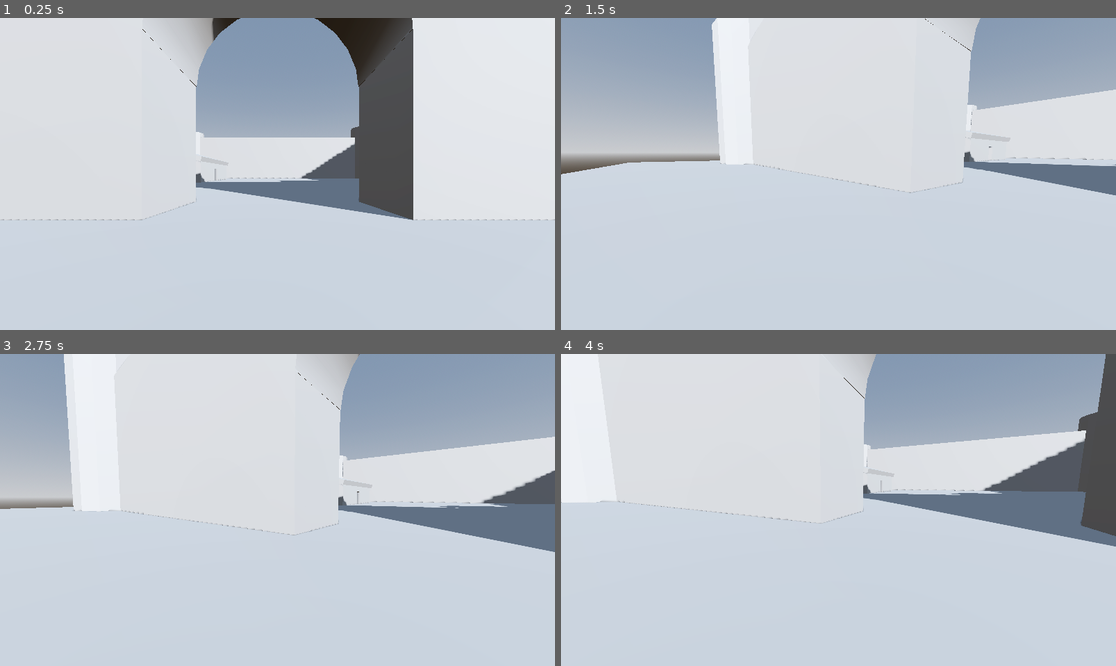
Above: before the commit, frames 1-4 (two rows, left to right).
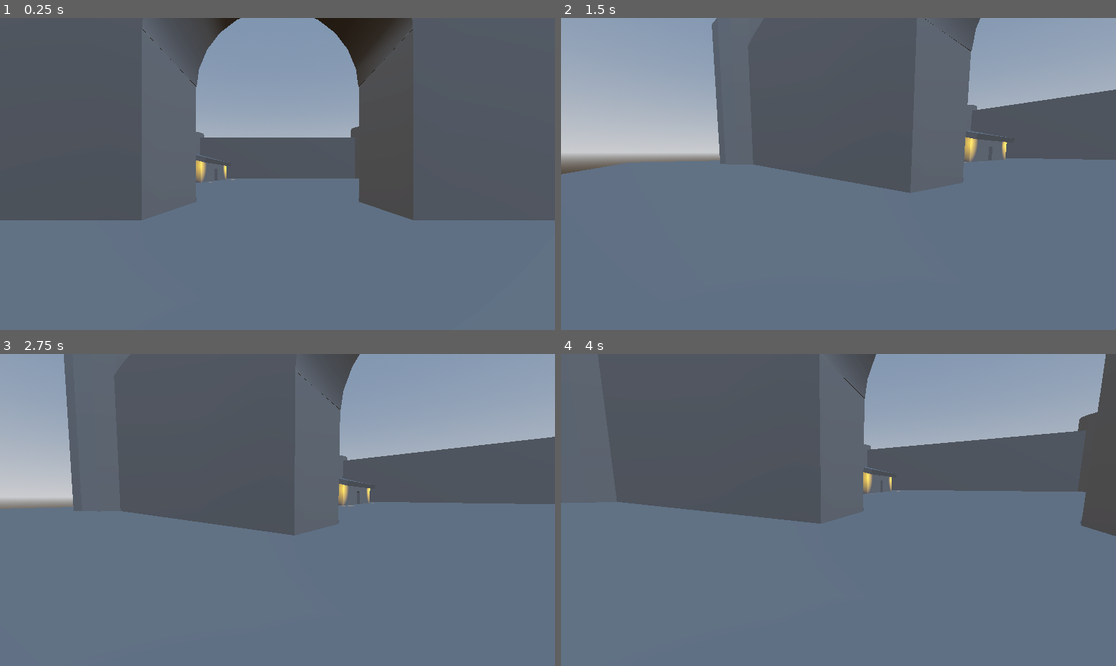
Above: after the commit, the same moments.

Repository: BreadedBread1/lc-first-3d-game
Game: Godot game, scene res://Scenes/Levels/level_01.tscn
The game is run twice, just before and just after one commit, with the same random seed, the same clock (stepped at 60 frames per second) and the same inputs.
Inputs (mouse positions are in pixels of both pictures, inside the frame that each line leads up to):
- Up to frame 1 (0.25 s): no input
- Up to frame 2 (1.5 s): tap Enter (ui_accept) at 0.5, 0.77, 1.25 s; move the mouse to (960, 158) at 0.52 s; hold Right (ui_right) 0.53-1.28 s; tap Shift (sprint) at 0.6, 1.35 s; click (960, 158) at 0.67 s; move the mouse to (810, 174) at 1.27 s; hold Up (ui_up) from 1.28 s (still down)
- Up to frame 3 (2.75 s): keep holding Up (ui_up); tap Enter (ui_accept) at 1.52, 2 s; move the mouse to (288, 503) at 2.02 s; tap Shift (sprint) at 2.1 s
- Up to frame 4 (4 s): keep holding Up (ui_up); tap Enter (ui_accept) at 2.75, 3.02, 3.5, 3.77 s; move the mouse to (832, 516) at 2.77 s; tap Shift (sprint) at 2.85, 3.6 s; click (832, 516) at 2.92 s; move the mouse to (877, 513) at 3.52 s

The runs differ from the first frame. In frame 1, 81% of the frame differs, in the area x 0-100%, y 0-100%; in frame 2, 79%; in frame 3, 79%; in frame 4, 81%.

Commit message:
Second submission, will add second floor soon

Diff:
--- a/Scenes/Levels/level_01.tscn
+++ b/Scenes/Levels/level_01.tscn
@@ -21,6 +21,7 @@
 
 [node name="DirectionalLight3D" type="DirectionalLight3D" parent="." unique_id=1152377441]
 transform = Transform3D(-0.78477633, 0.2291613, -0.575857, 0, 0.9291326, 0.36974674, 0.6197791, 0.2901685, -0.72916126, 0, 0, 0)
+visible = false
 shadow_enabled = true
 
 [node name="WorldEnvironment" type="WorldEnvironment" parent="." unique_id=236042174]
@@ -41,79 +42,9 @@
 transform = Transform3D(-4.371139e-08, 0, -1, 0, 1, 0, 1, 0, -4.371139e-08, 36, 0, 0)
 size = Vector3(60.5, 32, 5)
 
-[node name="Node" type="Node" parent="CSGCombiner3D" unique_id=676960500]
-
-[node name="BWall1" type="CSGBox3D" parent="CSGCombiner3D/Node" unique_id=817998229]
-transform = Transform3D(1, 0, 0, 0, 1, 0, 0, 0, 1, 26, 0, 15)
-size = Vector3(20, 10, 1)
-
-[node name="BWall2" type="CSGBox3D" parent="CSGCombiner3D/Node" unique_id=2003846459]
-transform = Transform3D(-4.371139e-08, 0, -1, 0, 1, 0, 1, 0, -4.371139e-08, 16, 0, 5.271)
-size = Vector3(20.5, 10, 1)
-
-[node name="DoorwayBottom2" type="CSGBox3D" parent="CSGCombiner3D/Node/BWall2" unique_id=1899966635]
-transform = Transform3D(-4.371139e-08, 0, 1, 0, 1, 0, -1, 0, -4.371139e-08, 0, 0, 0.2709999)
-operation = 2
-size = Vector3(2, 6, 2)
-
-[node name="BWall3" type="CSGBox3D" parent="CSGCombiner3D/Node" unique_id=389909914]
-transform = Transform3D(1, 0, 0, 0, 1, 0, 0, 0, 1, 25.958427, 0, -4.4746556)
-size = Vector3(20, 10, 1)
-
-[node name="BWall4" type="CSGBox3D" parent="CSGCombiner3D/Node" unique_id=842585571]
-transform = Transform3D(0.9659258, -0.25881904, 0, 0.25881904, 0.9659258, 0, 0, 0, 1, 26.958427, 3, -4.4746556)
-size = Vector3(20, 10, 1)
-
-[node name="BWall5" type="CSGBox3D" parent="CSGCombiner3D/Node" unique_id=791923667]
-transform = Transform3D(0.9659258, -0.25881904, 0, 0.25881904, 0.9659258, 0, 0, 0, 1, 26.958, 3, 15)
-size = Vector3(20, 10, 1)
-
-[node name="BRoof" type="CSGBox3D" parent="CSGCombiner3D/Node" unique_id=470524879]
-transform = Transform3D(-1.1313336e-08, 0.9659258, 0.25881898, 4.222196e-08, 0.25881898, -0.9659258, -1, 0, -4.371139e-08, 24.787628, 7.294095, 5.271)
-size = Vector3(22, 20, 1)
-
-[node name="CSGBox3D" type="CSGBox3D" parent="CSGCombiner3D/Node" unique_id=1690835636]
-transform = Transform3D(1, 0, 0, 0, 1, 0, 0, 0, 1, 28, 1.2821617, 6)
-size = Vector3(3, 2.5, 6)
-
-[node name="OmniLight3D" type="OmniLight3D" parent="CSGCombiner3D/Node" unique_id=240401690]
-transform = Transform3D(1, 0, 0, 0, 1, 0, 0, 0, 1, 28, 3, 6)
-light_energy = 7.0
-light_indirect_energy = 7.0
-shadow_enabled = true
-omni_attenuation = 10.0
-
-[node name="Wall4" type="CSGBox3D" parent="CSGCombiner3D" unique_id=1241078054]
+[node name="Wall3" type="CSGBox3D" parent="CSGCombiner3D" unique_id=1241078054]
 transform = Transform3D(-4.371139e-08, 0, -1, 0, 1, 0, 1, 0, -4.371139e-08, -36, 0, 0)
 size = Vector3(60.5, 32, 5)
-
-[node name="Turret1" type="CSGPolygon3D" parent="CSGCombiner3D" unique_id=880702030]
-transform = Transform3D(-4.371139e-08, 0, -1, 0, 1, 0, 1, 0, -4.371139e-08, 36, 0, -36)
-polygon = PackedVector2Array(5, 0, 5, 20, 6, 20, 6, 0)
-mode = 1
-spin_degrees = 360.0
-spin_sides = 16
-
-[node name="Turret2" type="CSGPolygon3D" parent="CSGCombiner3D" unique_id=624365656]
-transform = Transform3D(-4.371139e-08, 0, -1, 0, 1, 0, 1, 0, -4.371139e-08, -36, 0, -36)
-polygon = PackedVector2Array(5, 0, 5, 20, 6, 20, 6, 0)
-mode = 1
-spin_degrees = 360.0
-spin_sides = 16
-
-[node name="Turret3" type="CSGPolygon3D" parent="CSGCombiner3D" unique_id=378393625]
-transform = Transform3D(-4.371139e-08, 0, -1, 0, 1, 0, 1, 0, -4.371139e-08, -36, 0, 36)
-polygon = PackedVector2Array(5, 0, 5, 20, 6, 20, 6, 0)
-mode = 1
-spin_degrees = 360.0
-spin_sides = 16
-
-[node name="Turret4" type="CSGPolygon3D" parent="CSGCombiner3D" unique_id=1315983862]
-transform = Transform3D(-4.371139e-08, 0, -1, 0, 1, 0, 1, 0, -4.371139e-08, 36, -2, 36)
-polygon = PackedVector2Array(5, 0, 5, 20, 6, 20, 6, 0)
-mode = 1
-spin_degrees = 360.0
-spin_sides = 16
 
 [node name="GateWall" type="CSGBox3D" parent="CSGCombiner3D" unique_id=1321127282]
 transform = Transform3D(1, 0, 0, 0, 1, 0, 0, 0, 1, 0, 0, -36)
@@ -125,9 +56,140 @@
 size = Vector3(1, 1.2110596, 1)
 
 [node name="DoorwayArch" type="CSGCylinder3D" parent="CSGCombiner3D/GateWall" unique_id=87472868]
-transform = Transform3D(10, 0, 0, 0, 0.6592563, 9.978246, 0, -9.978246, 0.6592563, 0, 7.005765, 0)
+transform = Transform3D(10, 0, 0, 0, 0.65925634, 9.978246, 0, -9.978246, 0.65925634, 0, 7.005765, 0)
 operation = 2
 sides = 24
+
+[node name="Building" type="Node" parent="CSGCombiner3D" unique_id=676960500]
+
+[node name="BWall1" type="CSGBox3D" parent="CSGCombiner3D/Building" unique_id=817998229]
+transform = Transform3D(1, 0, 0, 0, 1, 0, 0, 0, 1, 26, 0, 15)
+use_collision = true
+size = Vector3(20, 10, 1)
+
+[node name="BWall2" type="CSGBox3D" parent="CSGCombiner3D/Building" unique_id=2003846459]
+transform = Transform3D(-4.371139e-08, 0, -1, 0, 1, 0, 1, 0, -4.371139e-08, 16, 0, 5.271)
+use_collision = true
+size = Vector3(20.5, 10, 1)
+
+[node name="Doorway" type="CSGBox3D" parent="CSGCombiner3D/Building/BWall2" unique_id=1899966635]
+transform = Transform3D(-4.371139e-08, 0, 1, 0, 1, 0, -1, 0, -4.371139e-08, 0, 0, 0.2709999)
+operation = 2
+size = Vector3(2, 6, 2)
+
+[node name="BWall3" type="CSGBox3D" parent="CSGCombiner3D/Building" unique_id=389909914]
+transform = Transform3D(1, 0, 0, 0, 1, 0, 0, 0, 1, 25.958427, 0, -4.4746556)
+use_collision = true
+size = Vector3(20, 10, 1)
+
+[node name="BWall4" type="CSGBox3D" parent="CSGCombiner3D/Building" unique_id=842585571]
+transform = Transform3D(0.9659258, -0.25881904, 0, 0.25881904, 0.9659258, 0, 0, 0, 1, 26.958427, 3, -4.4746556)
+use_collision = true
+size = Vector3(20, 10, 1)
+
+[node name="BWall5" type="CSGBox3D" parent="CSGCombiner3D/Building" unique_id=791923667]
+transform = Transform3D(0.9659258, -0.25881904, 0, 0.25881904, 0.9659258, 0, 0, 0, 1, 26.958, 3, 15)
+use_collision = true
+size = Vector3(20, 10, 1)
+
+[node name="BCeiling" type="CSGBox3D" parent="CSGCombiner3D/Building" unique_id=406614302]
+transform = Transform3D(-4.371139e-08, 1, 4.371139e-08, 0, -4.371139e-08, 1, 1, 4.371139e-08, 1.9106855e-15, 26.772705, 6, 5)
+use_collision = true
+size = Vector3(20, 13.557129, 1)
+
+[node name="BRoof" type="CSGBox3D" parent="CSGCombiner3D/Building" unique_id=470524879]
+transform = Transform3D(-1.1313336e-08, 0.9659258, 0.25881898, 4.222196e-08, 0.25881898, -0.9659258, -1, 0, -4.371139e-08, 24.390032, 7.1875596, 5.271)
+use_collision = true
+size = Vector3(22, 20.823242, 1)
+
+[node name="Table" type="CSGBox3D" parent="CSGCombiner3D/Building" unique_id=1690835636]
+transform = Transform3D(1, 0, 0, 0, 1, 0, 0, 0, 1, 28, 0.6217003, 7)
+use_collision = true
+size = Vector3(3, 1.1790771, 6)
+
+[node name="Table2" type="CSGCylinder3D" parent="CSGCombiner3D/Building" unique_id=1470433580]
+transform = Transform3D(1, 0, 0, 0, 1, 0, 0, 0, 1, 22, 0.32366562, 1)
+use_collision = true
+radius = 2.0
+height = 1.2329102
+sides = 16
+
+[node name="Bookshelf" type="CSGBox3D" parent="CSGCombiner3D/Building" unique_id=757688329]
+transform = Transform3D(1, 0, 0, 0, -4.371139e-08, 1, 0, -1, -4.371139e-08, 28.729136, 2.058712, -3)
+use_collision = true
+size = Vector3(3, 1.3500977, 4.703003)
+
+[node name="Bookshelf2" type="CSGBox3D" parent="CSGCombiner3D/Building" unique_id=722517972]
+transform = Transform3D(-4.371139e-08, 1, 4.371139e-08, 0, -4.371139e-08, 1, 1, 4.371139e-08, 1.9106855e-15, 33, 2.0367393, 1.3104184)
+use_collision = true
+size = Vector3(3, 1.3500977, 4.6590576)
+
+[node name="Bookshelf3" type="CSGBox3D" parent="CSGCombiner3D/Building" unique_id=1706588180]
+transform = Transform3D(0.7071067, 0.7071068, 3.090862e-08, 0, -4.371139e-08, 1, 0.7071068, -0.7071067, -3.090862e-08, 32, 2.1373863, -2)
+use_collision = true
+size = Vector3(3, 1.3500977, 4.8603516)
+
+[node name="Candle" type="OmniLight3D" parent="CSGCombiner3D/Building" unique_id=240401690]
+transform = Transform3D(1, 0, 0, 0, 1, 0, 0, 0, 1, 28, 1.7189987, 7)
+light_color = Color(0.8522109, 0.58098006, 0, 1)
+light_energy = 5.0
+light_indirect_energy = 5.0
+shadow_enabled = true
+omni_range = 4.0
+
+[node name="Candle2" type="OmniLight3D" parent="CSGCombiner3D/Building" unique_id=648565619]
+transform = Transform3D(1, 0, 0, 0, 1, 0, 0, 0, 1, 22, 1.6789603, 1)
+light_color = Color(0.8522109, 0.58098006, 0, 1)
+light_energy = 5.0
+light_indirect_energy = 5.0
+shadow_enabled = true
+omni_range = 4.0
+
+[node name="Lantern1" type="OmniLight3D" parent="CSGCombiner3D/Building" unique_id=206256854]
+transform = Transform3D(1, 0, 0, 0, 1, 0, 0, 0, 1, 14.642239, 3.480163, -5.448287)
+light_color = Color(0.8522109, 0.58098006, 0, 1)
+light_energy = 5.0
+light_indirect_energy = 5.0
+shadow_enabled = true
+omni_range = 4.0
+
+[node name="Lantern2" type="OmniLight3D" parent="CSGCombiner3D/Building" unique_id=1042518191]
+transform = Transform3D(1, 0, 0, 0, 1, 0, 0, 0, 1, 14.642239, 3.480163, 15.923875)
+light_color = Color(0.8522109, 0.58098006, 0, 1)
+light_energy = 5.0
+light_indirect_energy = 5.0
+shadow_enabled = true
+omni_range = 4.0
+
+[node name="Turrets" type="Node" parent="CSGCombiner3D" unique_id=1804381612]
+
+[node name="Turret1" type="CSGPolygon3D" parent="CSGCombiner3D/Turrets" unique_id=880702030]
+transform = Transform3D(-4.371139e-08, 0, -1, 0, 1, 0, 1, 0, -4.371139e-08, 36, 0, -36)
+polygon = PackedVector2Array(5, 0, 5, 20, 6, 20, 6, 0)
+mode = 1
+spin_degrees = 360.0
+spin_sides = 16
+
+[node name="Turret2" type="CSGPolygon3D" parent="CSGCombiner3D/Turrets" unique_id=624365656]
+transform = Transform3D(-4.371139e-08, 0, -1, 0, 1, 0, 1, 0, -4.371139e-08, -36, 0, -36)
+polygon = PackedVector2Array(5, 0, 5, 20, 6, 20, 6, 0)
+mode = 1
+spin_degrees = 360.0
+spin_sides = 16
+
+[node name="Turret3" type="CSGPolygon3D" parent="CSGCombiner3D/Turrets" unique_id=378393625]
+transform = Transform3D(-4.371139e-08, 0, -1, 0, 1, 0, 1, 0, -4.371139e-08, -36, 0, 36)
+polygon = PackedVector2Array(5, 0, 5, 20, 6, 20, 6, 0)
+mode = 1
+spin_degrees = 360.0
+spin_sides = 16
+
+[node name="Turret4" type="CSGPolygon3D" parent="CSGCombiner3D/Turrets" unique_id=1315983862]
+transform = Transform3D(-4.371139e-08, 0, -1, 0, 1, 0, 1, 0, -4.371139e-08, 36, -2, 36)
+polygon = PackedVector2Array(5, 0, 5, 20, 6, 20, 6, 0)
+mode = 1
+spin_degrees = 360.0
+spin_sides = 16
 
 [node name="ProtoController" parent="." unique_id=1455429052 instance=ExtResource("1_l0dwn")]
 transform = Transform3D(-1, 0, -1.509958e-07, 0, 1, 0, 1.509958e-07, 0, -1, 0, 0.11, -46)
